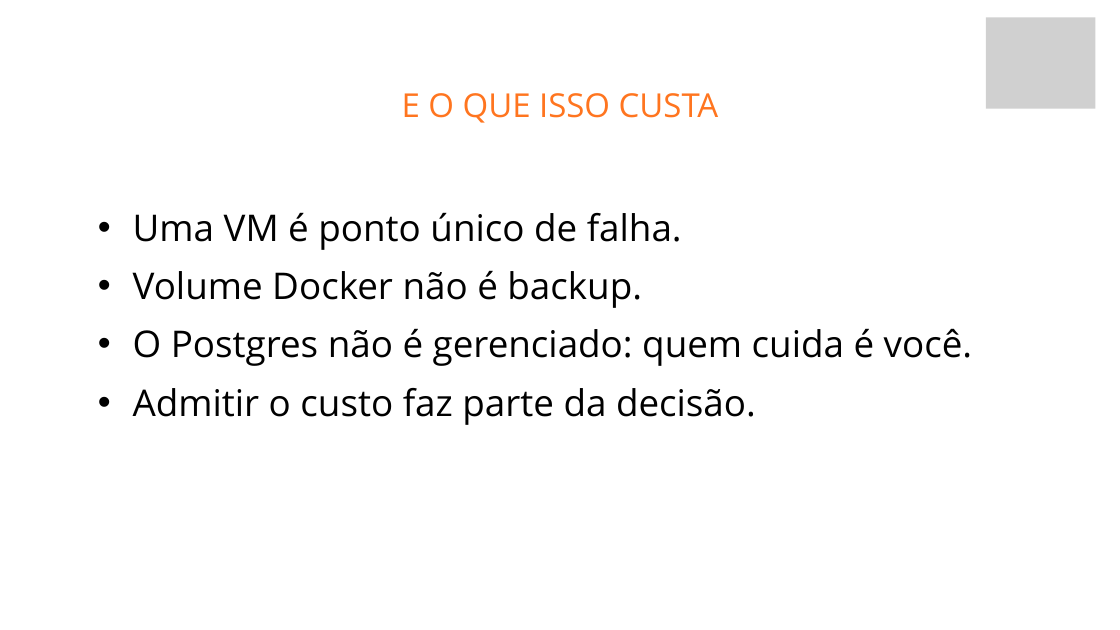
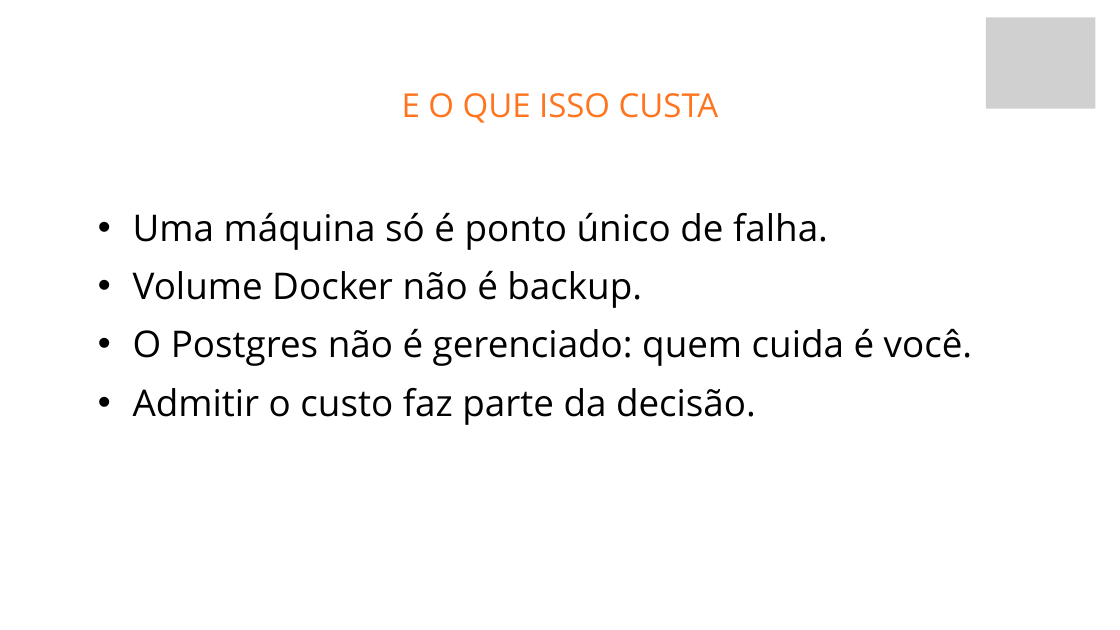
Before and after one commit to fabriciosiqueira08/capacitacao-gabarito, a slide deck: slide 8 of slides/build/aula-04-servidor-docker-kamal-e-deploy.pptx (slide 10 before the commit). Drawn at 1120x630 pixels with LibreOffice and Linux fonts; fonts in the diff are those of the drawing; grey boxes stand for pictures; background and template pictures are left out. Boxes give left, top, right and bottom in pixels: in the first picture for what was removed or moved away, otherwise in the second. Text is boxed around its words. In the diff, an @@ line names an element or a change of style, - is before the commit and + after.

Commit message:
O servidor vira a própria máquina, e a apostila ganha capa
Duas mudanças independentes.

## A Aula 4 perde a VM

A VM separada custava mais do que ensinava. No Windows, o aluno acabava com
duas máquinas virtuais (o WSL2 onde programa e a VM servidor) que por padrão
não se enxergam, e boa parte do encontro virava configuração de rede.

Agora o servidor é a máquina onde ele já programa: o WSL2 no Windows, o
sistema em Linux e macOS. O Kamal não sabe onde a máquina está — ele conecta
por SSH e roda docker do outro lado —, então basta o endereço ser 127.0.0.1.

O que o aluno faz: instala o openssh-server, gera um par de chaves, põe a
própria pública no seu authorized_keys, e conecta em si mesmo. É literalmente
o que se faz num servidor alugado, com o mesmo comando.

O deploy.yml ganhou padrões que cobrem esse caso sem configuração:
SERVER_IP cai para 127.0.0.1, KAMAL_SSH_USER para $USER, e o run_directory
explícito saiu (o padrão do Kamal é .kamal no home, que funciona em qualquer
sistema e login). Validado com `kamal config` sem variável nenhuma definida.

O que era provisionamento de Ubuntu (apt upgrade, ufw, Docker do repositório
oficial, swap, endurecer o sshd) migrou inteiro para o apêndice de nuvem, que
é onde faz sentido: lá a máquina é crua e está exposta. O apêndice ganhou uma
seção 2 só para isso.

Saldo: a aula cai de 5h17 para 4h31 sem cortes, e de 8 para 7 práticas. O que
saiu foi criar máquina, esperar download de imagem e configurar rede. O
scripts/checar-servidor.sh foi apagado: o diagnóstico virou uma linha.

## A apostila ganha capa, rodapé e a página de versões

- Capa em azul da marca, com a logo da Automic (branca, então o fundo escuro
  não é escolha estética: é o que a logo pede). Título, régua laranja, resumo,
  e a assinatura ancorada no rodapé. Página nomeada no CSS para a capa não
  levar número nem rodapé.
- Rodapé de todas as páginas: Fabrício Siqueira · Automic Jr. · 2026.
- Nova docs/versoes.md: as versões exatas de tudo, tiradas do .ruby-version,
  do Gemfile.lock, do compose.yaml e do Dockerfile — então são o que roda, e
  não o que se pretendia rodar. Tem também um bloco para conferir tudo de uma
  vez, e uma nota sobre o que envelhece mais rápido (Rails e Kamal) para quem
  ler isso daqui a dois anos.

```diff
--- a/slides/build/aula-04-servidor-docker-kamal-e-deploy.pptx
+++ b/slides/build/aula-04-servidor-docker-kamal-e-deploy.pptx
@@ text at [133, 212, 828, 250]: text changed @@
-  • Uma VM é ponto único de falha.
+  • Uma máquina só é ponto único de falha.
```
Also in this commit, not shown: 14 other slides changed, 3 slides added, 12 slides removed, 57 other files.
